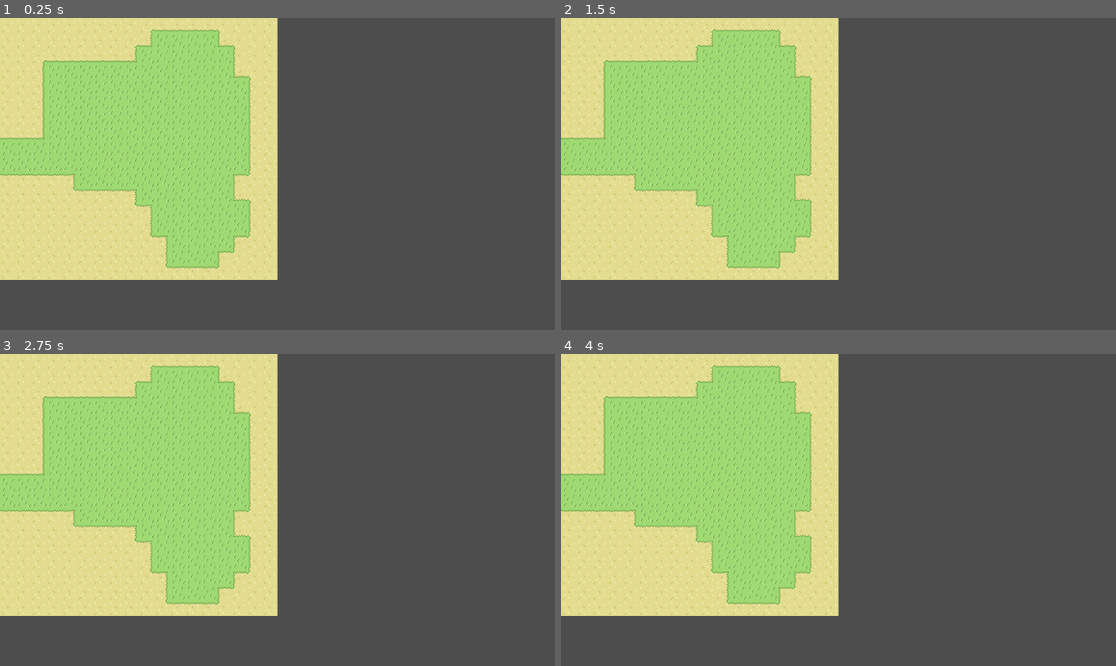
Above: before the commit, frames 1-4 (two rows, left to right).
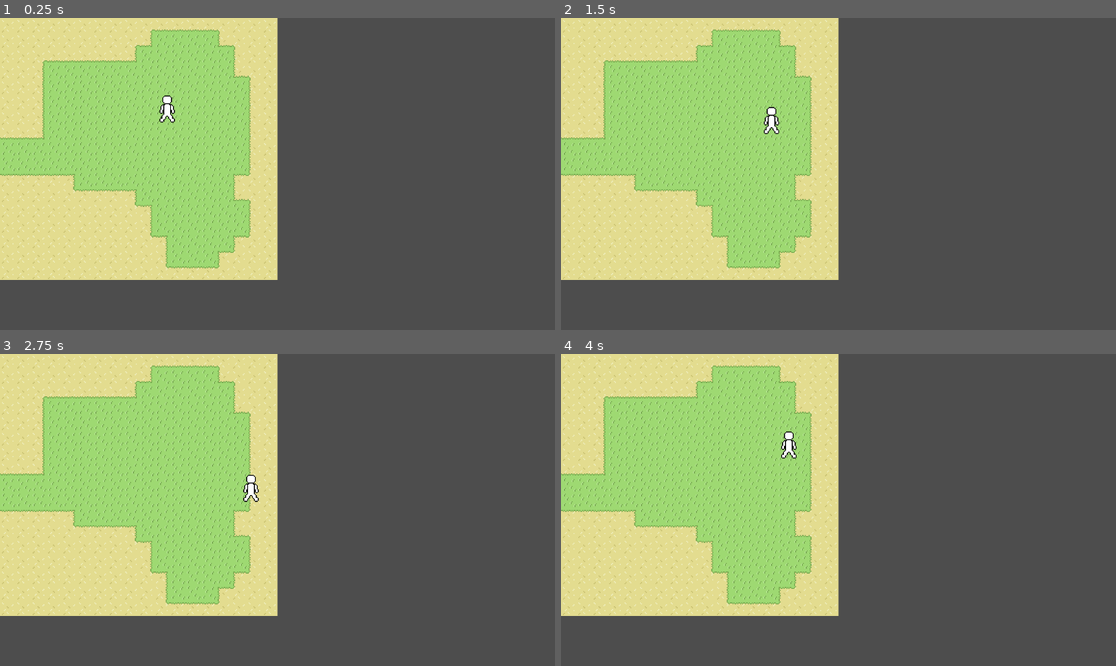
Above: after the commit, the same moments.

Repository: minimar/survivalgamething
Game: Godot game, scene res://Scenes/overworld.tscn
The game is run twice, just before and just after one commit, with the same random seed, the same clock (stepped at 60 frames per second) and the same inputs. The project has no main scene, so this scene is started directly.
Inputs:
- Up to frame 1 (0.25 s): no input
- Up to frame 2 (1.5 s): tap Enter at 0.5 s; hold Right (ui_right) 0.53-1.28 s; hold Down (ui_down) from 1.28 s (still down)
- Up to frame 3 (2.75 s): release Down (ui_down) at 2.03 s; hold Right (ui_right) from 2.03 s (still down)
- Up to frame 4 (4 s): release Right (ui_right) at 2.78 s; hold Up (ui_up) 2.78-3.53 s; hold Left (ui_left) from 3.53 s (still down)

The runs differ from the first frame. In frame 1, 0.2% of the frame differs, in the area x 28-32%, y 24-34%; in frame 2, 0.2%; in frame 3, 0.2%; in frame 4, 0.2%.

Commit message:
Movement

Diff:
--- a/Scenes/overworld.tscn
+++ b/Scenes/overworld.tscn
@@ -1,6 +1,8 @@
-[gd_scene load_steps=4 format=3 uid="uid://pdvg5i74c58p"]
+[gd_scene load_steps=9 format=3 uid="uid://pdvg5i74c58p"]
 
 [ext_resource type="Texture2D" uid="uid://dlk503n14kgo1" path="res://Assets/Sprites/worldSpriteSheet.png" id="1_elug6"]
+[ext_resource type="Texture2D" uid="uid://cb7mcesitkwdl" path="res://Assets/Sprites/playerTemp.png" id="2_j2q2m"]
+[ext_resource type="Script" path="res://Scripts/Player.gd" id="3_ce862"]
 
 [sub_resource type="TileSetAtlasSource" id="TileSetAtlasSource_jw1s1"]
 texture = ExtResource("1_elug6")
@@ -22,6 +24,29 @@
 [sub_resource type="TileSet" id="TileSet_uf38w"]
 sources/0 = SubResource("TileSetAtlasSource_jw1s1")
 
+[sub_resource type="AtlasTexture" id="AtlasTexture_tw5jg"]
+atlas = ExtResource("2_j2q2m")
+region = Rect2(0, 0, 16, 32)
+
+[sub_resource type="SpriteFrames" id="SpriteFrames_7k0fh"]
+animations = [{
+"frames": [{
+"duration": 1.0,
+"texture": SubResource("AtlasTexture_tw5jg")
+}],
+"loop": true,
+"name": &"default",
+"speed": 5.0
+}, {
+"frames": [],
+"loop": true,
+"name": &"new_animation",
+"speed": 5.0
+}]
+
+[sub_resource type="RectangleShape2D" id="RectangleShape2D_1bo3f"]
+size = Vector2(16, 16)
+
 [node name="World" type="Node2D"]
 
 [node name="TileMap" type="TileMap" parent="."]
@@ -29,3 +54,18 @@
 tile_set = SubResource("TileSet_uf38w")
 format = 2
 layer_0/tile_data = PackedInt32Array(196611, 65536, 14, 262147, 65536, 14, 327683, 65536, 14, 393219, 65536, 14, 393220 …(5849 unchanged characters)…
+
+[node name="Player" type="CharacterBody2D" parent="."]
+position = Vector2(347, 185)
+scale = Vector2(2, 2)
+motion_mode = 1
+script = ExtResource("3_ce862")
+
+[node name="PlayerSprite" type="AnimatedSprite2D" parent="Player"]
+sprite_frames = SubResource("SpriteFrames_7k0fh")
+
+[node name="AnimationPlayer" type="AnimationPlayer" parent="Player/PlayerSprite"]
+
+[node name="Collision" type="CollisionShape2D" parent="Player"]
+position = Vector2(0, 8)
+shape = SubResource("RectangleShape2D_1bo3f")
--- /dev/null
+++ b/Scripts/Autoload/settings.gd
@@ -0,0 +1,12 @@
+extends Node
+
+var target_fps = 60
+
+# Called when the node enters the scene tree for the first time.
+func _ready():
+	Engine.set_max_fps(target_fps)
+
+
+# Called every frame. 'delta' is the elapsed time since the previous frame.
+func _process(delta):
+	pass
--- /dev/null
+++ b/Scripts/Player.gd
@@ -0,0 +1,19 @@
+extends CharacterBody2D
+
+
+const MovementSpeed = 100
+
+
+# Called when the node enters the scene tree for the first time.
+func _ready():
+	pass
+
+
+# Called every frame. 'delta' is the elapsed time since the previous frame.
+func _physics_process(delta):
+	velocity = Vector2(Input.get_axis("ui_left","ui_right"), Input.get_axis("ui_up","ui_down"))
+	velocity = velocity.normalized()*MovementSpeed
+	move_and_slide()
+	position.x = round(position.x)
+	position.y = round(position.y)
+	#print(position)
--- a/project.godot
+++ b/project.godot
@@ -14,6 +14,20 @@
 config/features=PackedStringArray("4.2", "Forward Plus")
 config/icon="res://icon.svg"
 
+[autoload]
+
+Settings="*res://Scripts/Autoload/settings.gd"
+
+[debug]
+
+settings/stdout/print_fps=true
+
+[display]
+
+window/vsync/vsync_mode=0
+
 [rendering]
 
 textures/canvas_textures/default_texture_filter=0
+2d/snap/snap_2d_transforms_to_pixel=true
+2d/snap/snap_2d_vertices_to_pixel=true
Not shown, added: Assets/Sprites/playerTemp.png.import
